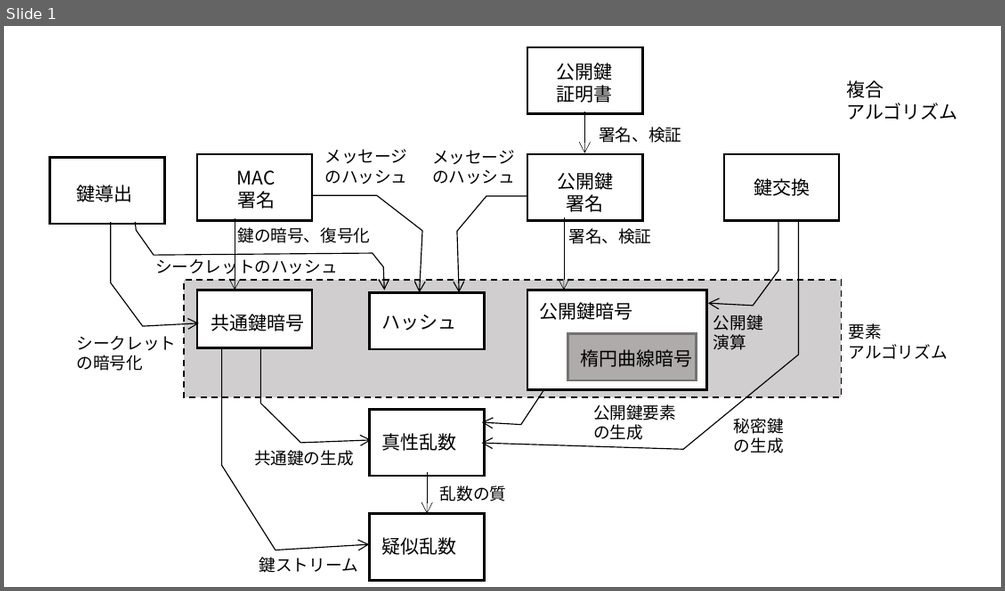
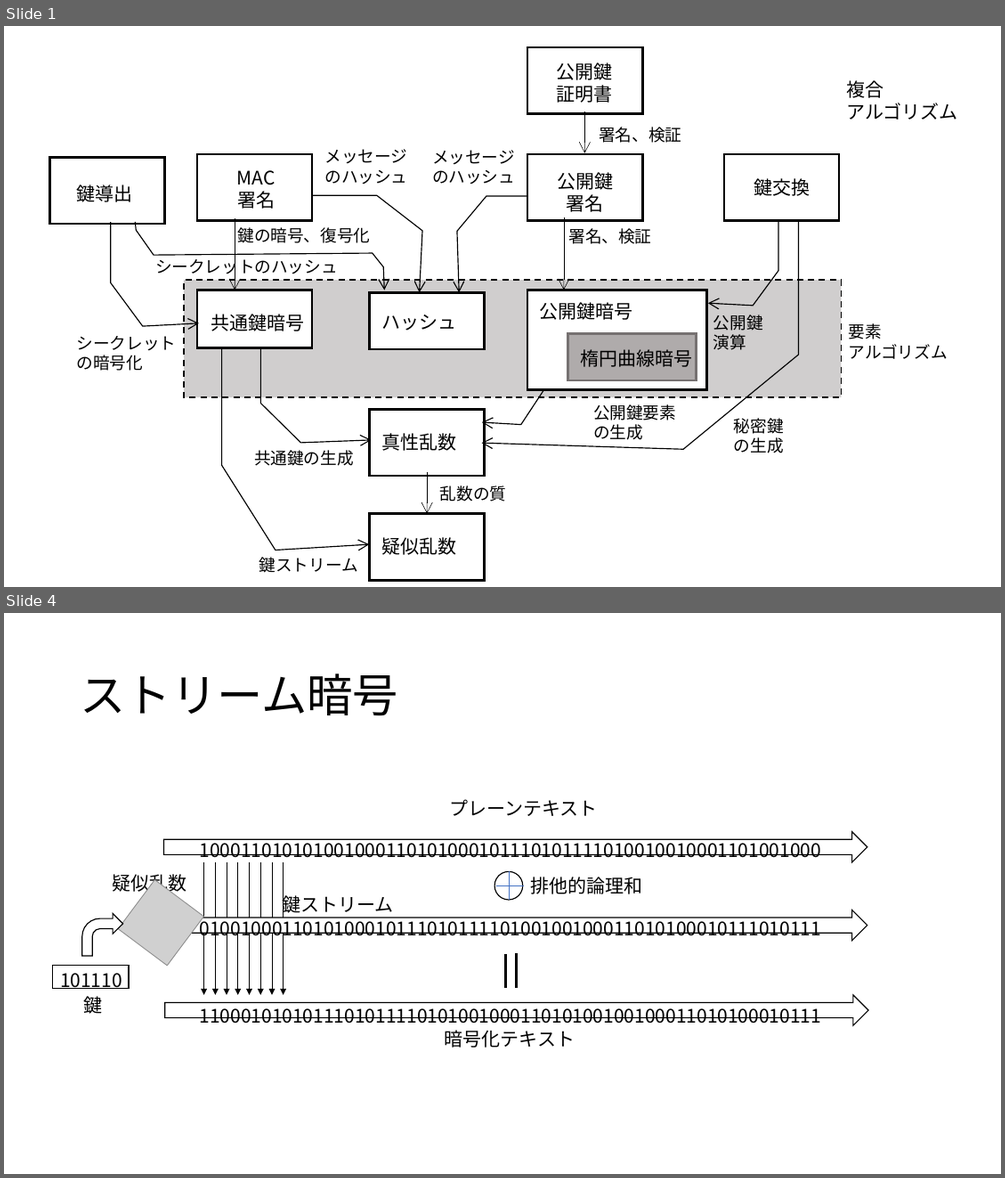
Before and after one commit to kojo1/TLSbook-en, a slide deck: Part1.Technology/Chapter3.Algorithm/Algorithm-fig-jp.pptx. Shown one above the other, each under a label of ours: slide 1 before the commit, slides 1 and 4 after it; the slides between them are not shown. The pictures are 1005x591 and 1005x1178 pixels, drawn with LibreOffice and Linux fonts; fonts in the diff are those of the drawing; grey boxes stand for pictures. Boxes give left, top, right and bottom in pixels: in the first picture for what was removed or moved away, otherwise in the second. Text is boxed around its words. In the diff, an @@ line names an element or a change of style, - is before the commit and + after.

Commit message:
update fig.ppt

```diff
--- a/Part1.Technology/Chapter3.Algorithm/Algorithm-fig-jp.pptx
+++ b/Part1.Technology/Chapter3.Algorithm/Algorithm-fig-jp.pptx
@@ slide 4 added at [4,613,1001,1174], background #FFFFFF @@
@@ title added at [80,674,398,715], 44 pt, text #000000 @@
+ストリーム暗号
@@ text added at [449,799,597,816], 18 pt, text #000000 @@
+プレーンテキスト
@@ right arrow added at [164,831,867,862], fill #FFFFFF, outline #000000 1 pt @@
@@ text added at [200,838,822,858], 18 pt, text #000000 @@
+100011010101001000110101000101110101111010010010001101001000
@@ text added at [113,874,187,895], 18 pt, text #000000 @@
+疑似乱数
@@ group added at [203,862,283,995]: 8 arrows @@
@@ ellipse added at [494,872,523,900], fill #FFFFFF, outline #000000 1 pt @@
@@ line added from (509, 872) to (509, 900), #4472C4 0.5 pt @@
@@ text added at [531,876,643,894], 18 pt, text #000000 @@
+排他的論理和
@@ picture added at [118,880,204,965] @@
@@ text added at [282,892,393,916], 18 pt, text #000000 @@
+鍵ストリーム
@@ line added from (496, 885) to (524, 885), #4472C4 0.5 pt @@
@@ bent arrow added at [82,914,123,957], fill #FFFFFF, outline #000000 1 pt @@
@@ right arrow added at [164,910,867,941], fill #FFFFFF, outline #000000 1 pt @@
@@ text added at [200,916,822,940], 18 pt, text #000000 @@
+010010001101010001011101011110100100100011010100010111010111
@@ line added from (506, 954) to (506, 989), #000000 2.25 pt @@
@@ line added from (517, 953) to (517, 988), #000000 2.25 pt @@
@@ rectangle added at [53,965,129,989], fill #FFFFFF, outline #000000 1 pt @@
@@ text added at [60,973,122,989], 18 pt, text #000000 @@
+101110
@@ text added at [84,996,103,1013], 18 pt, text #000000 @@
+鍵
@@ right arrow added at [165,995,868,1026], fill #FFFFFF, outline #000000 1 pt @@
@@ text added at [200,1008,822,1023], 18 pt, text #000000 @@
+110001010101110101111010100100011010100100100011010100010111
@@ text added at [445,1030,574,1047], 18 pt, text #000000 @@
+暗号化テキスト
```
Also in this commit, not shown: 17 other slides added.
